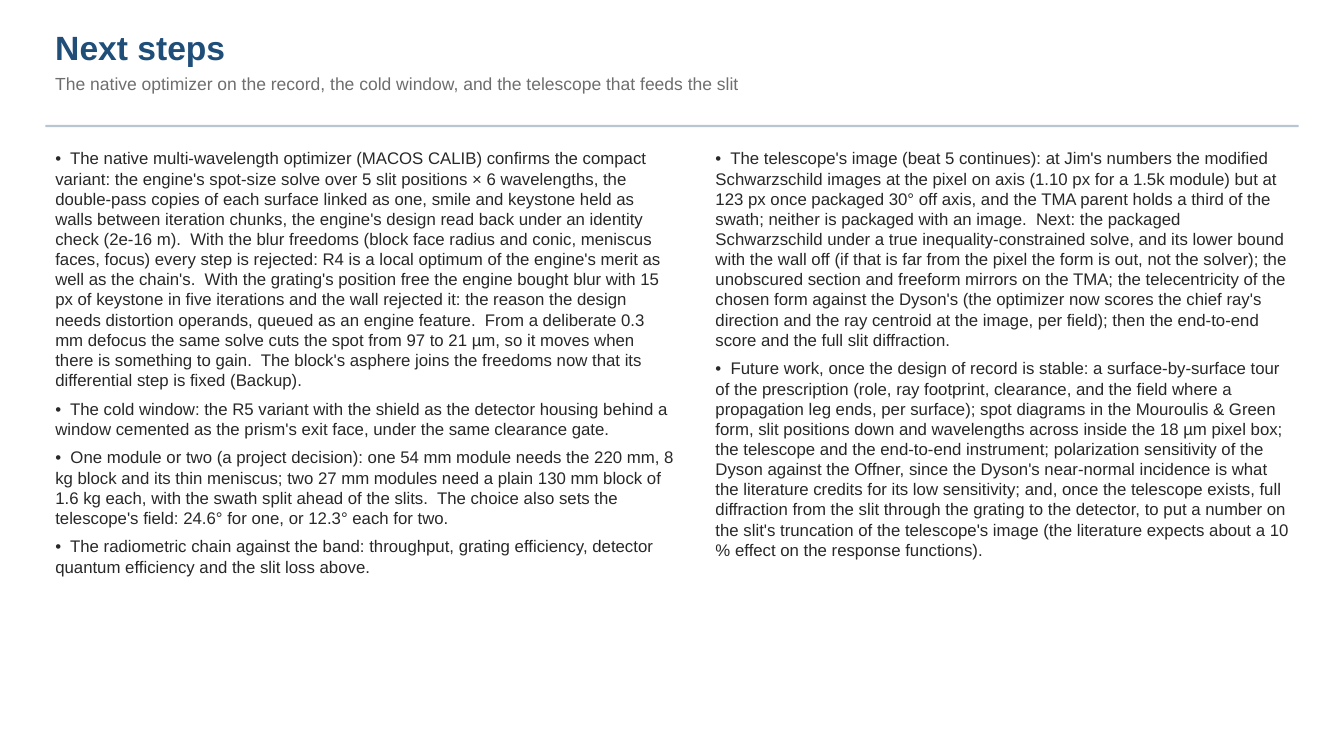
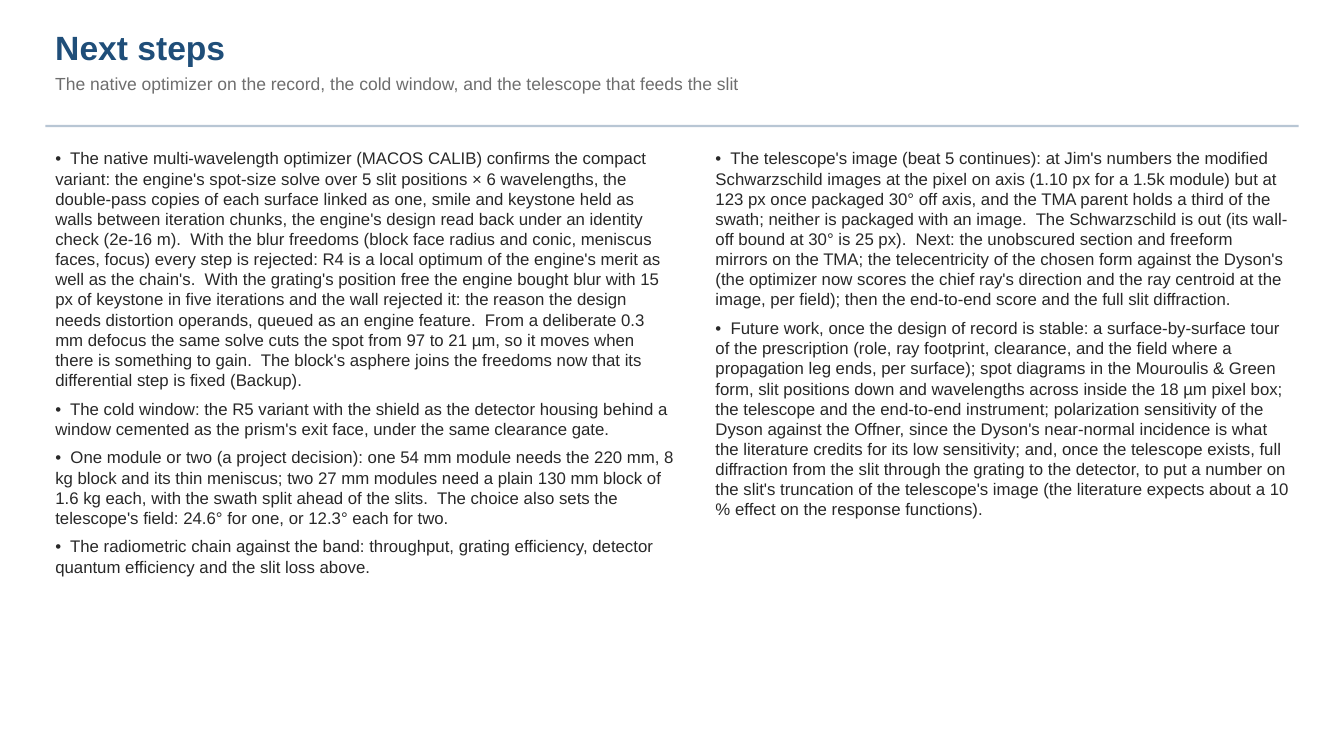
Before and after one commit to nasa-jpl/macos, a slide deck: slide 29 of demo_session/deck_dyson.pptx. Drawn at 1344x756 pixels with LibreOffice and Linux fonts; fonts in the diff are those of the drawing. Boxes give left, top, right and bottom in pixels: in the first picture for what was removed or moved away, otherwise in the second. Text is boxed around its words. In the diff, an @@ line names an element or a change of style, - is before the commit and + after.

```diff
--- a/demo_session/deck_dyson.pptx
+++ b/demo_session/deck_dyson.pptx
@@ text at [715,152,1287,309]: text changed @@
-• The telescope's image (beat 5 continues): at Jim's numbers the modified Schwarzschild images at the pixel on axis (1.10 px for a 1.5k module) but at 123 px once packaged 30° off axis, and the TMA parent holds a third of the swath; neither is packaged with an image. Next: the packaged Schwarzschild under a true inequality-constrained solve, and its lower bound with the wall off (if that is far from the pixel the form is out, not the solver); the unobscured section and freeform mirrors on the TMA; the telecentricity of the chosen form against the Dyson's (the optimizer now scores the chief ray's direction and the ray centroid at the image, per field); then the end-to-end score and the full slit diffraction.
+• The telescope's image (beat 5 continues): at Jim's numbers the modified Schwarzschild images at the pixel on axis (1.10 px for a 1.5k module) but at 123 px once packaged 30° off axis, and the TMA parent holds a third of the swath; neither is packaged with an image. The Schwarzschild is out (its wall-off bound at 30° is 25 px). Next: the unobscured section and freeform mirrors on the TMA; the telecentricity of the chosen form against the Dyson's (the optimizer now scores the chief ray's direction and the ray centroid at the image, per field); then the end-to-end score and the full slit diffraction.
```
Also in this commit, not shown: 1 other slide changed, 1 other file.
